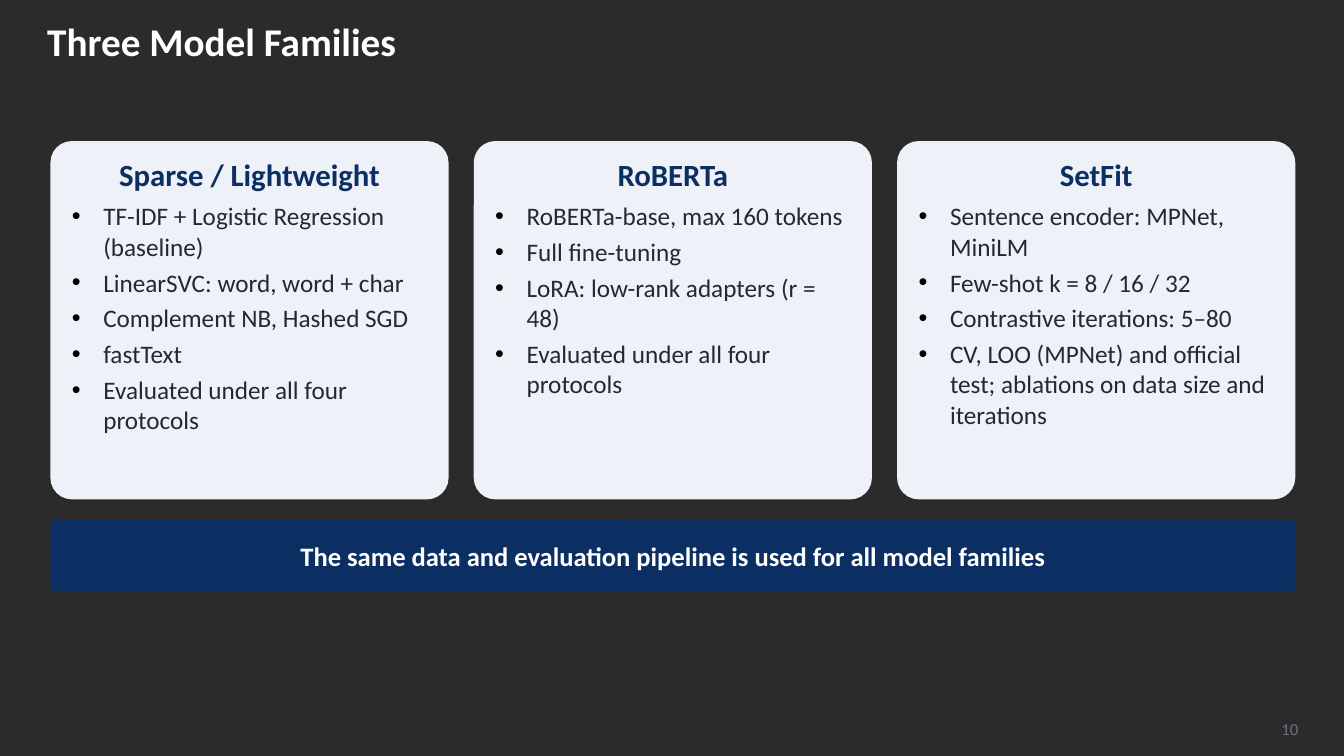
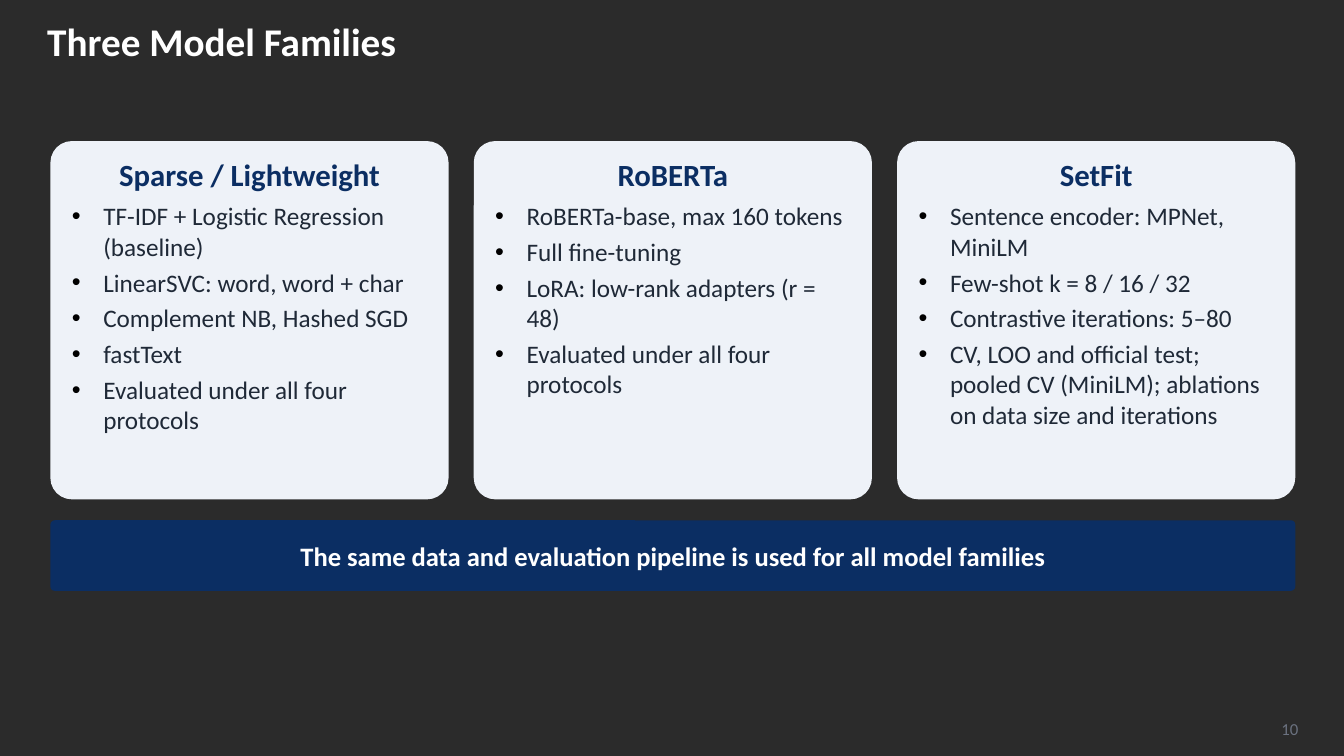
Before and after one commit to kiet21042003/nlbse24-issue-classification, a slide deck: slide 10 of presentation/Seminar_2_Slides.pptx. Drawn at 1344x756 pixels with LibreOffice and Linux fonts; fonts in the diff are those of the drawing; background and template pictures are left out; a plain dark background stands for a picture behind light text. Boxes give left, top, right and bottom in pixels: in the first picture for what was removed or moved away, otherwise in the second. Text is boxed around its words. In the diff, an @@ line names an element or a change of style, - is before the commit and + after.

Commit message:
Add SetFit MiniLM LOO and pooled CV; protocol matrix complete except MPNet pooled
MiniLM LOO 0.6684, pooled CV 0.7795. Refresh report, slides, docs.

```diff
--- a/presentation/Seminar_2_Slides.pptx
+++ b/presentation/Seminar_2_Slides.pptx
@@ text in rounded rectangle at (950, 345, 1259, 424): text changed @@
-• CV, LOO (MPNet) and official test; ablations on data size and iterations
+• CV, LOO and official test; pooled CV (MiniLM); ablations on data size and iterations
```
Also in this commit, not shown: 2 other slides changed, 41 other files.
